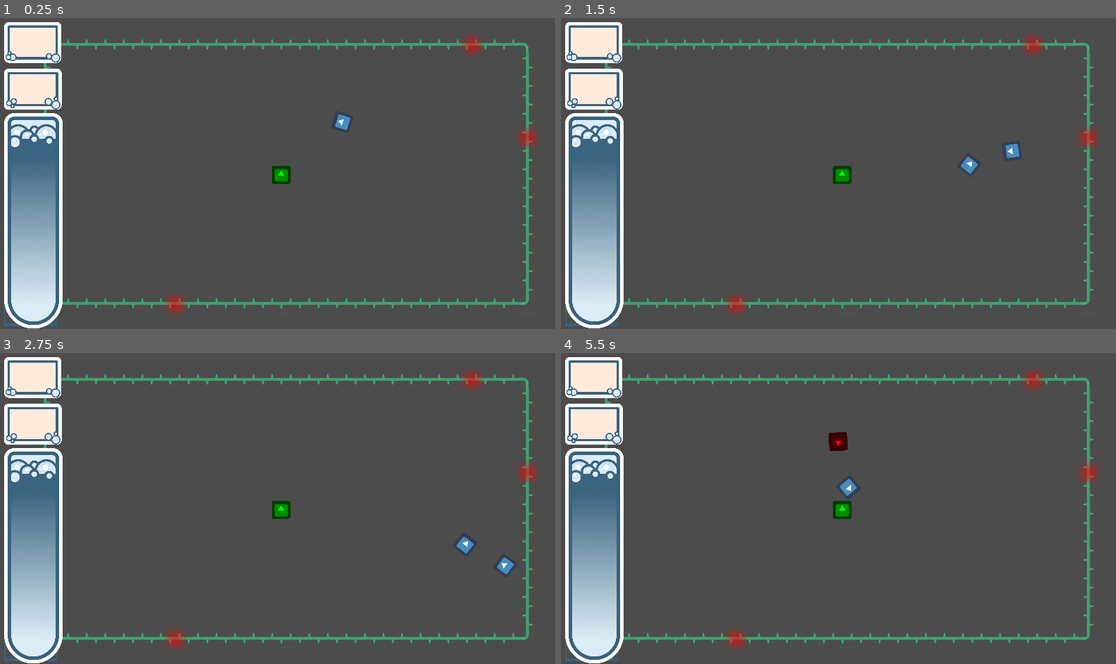
Above: before the commit, frames 1-4 (two rows, left to right).
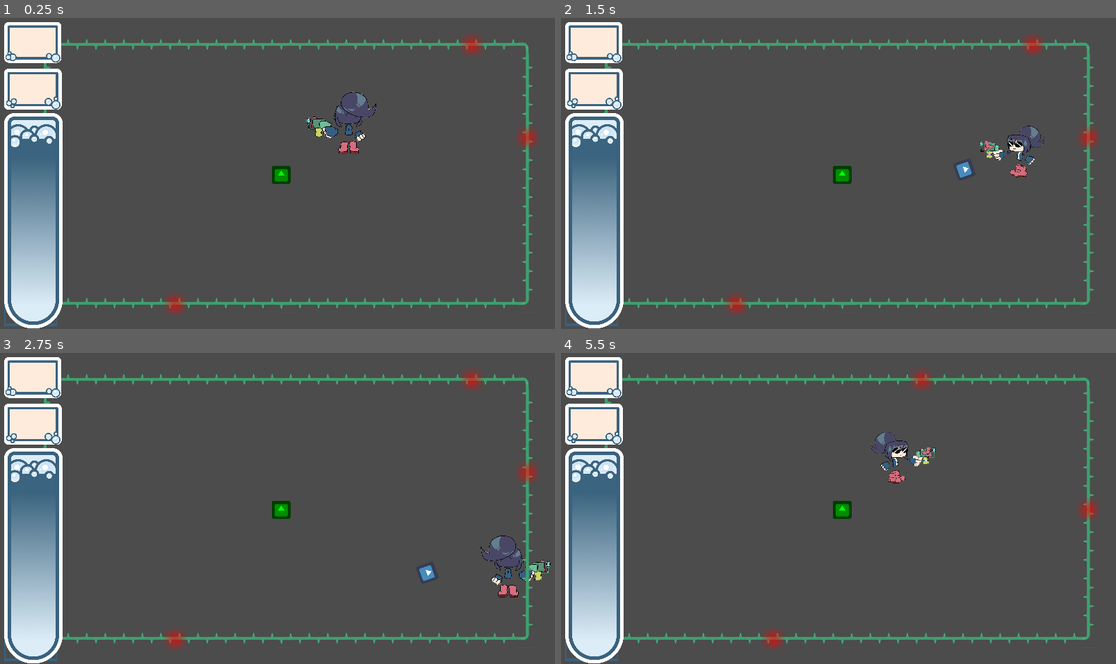
Above: after the commit, the same moments.

Repository: moisesjbc/global-jam-01-2025
Game: Godot game, scene res://gameplay/main/main.tscn
Two runs of this game, one before a commit and one after it. Both use one fixed random seed, a clock stepped at 60 frames per second and the inputs below. The engine's default icon, where the game draws it, is replaced by a stand-in: a white triangle on a blue panel in a dark square.
Inputs (mouse positions are in pixels of both pictures, inside the frame that each line leads up to):
- Up to frame 1 (0.25 s): no input
- Up to frame 2 (1.5 s): tap Enter at 0.5 s; move the mouse to (960, 157) at 0.52 s; hold Right (ui_right) 0.53-1.28 s; click (960, 157) at 0.6 s; move the mouse to (727, 189) at 1.27 s; hold Down (ui_down) from 1.28 s (still down); click (727, 189) at 1.35 s
- Up to frame 3 (2.75 s): move the mouse to (333, 440) at 2.02 s; release Down (ui_down) at 2.03 s; hold Right (ui_right) from 2.03 s (still down); click (333, 440) at 2.1 s
- Up to frame 4 (5.5 s): move the mouse to (810, 570) at 2.77 s; release Right (ui_right) at 2.78 s; hold Up (ui_up) 2.78-3.53 s; click (810, 570) at 2.85 s; move the mouse to (1005, 555) at 3.52 s; hold Left (ui_left) 3.53-5.03 s; click (1005, 555) at 3.6 s; move the mouse to (672, 461) at 4.27 s; click (672, 461) at 4.35 s; move the mouse to (866, 508) at 5.02 s; hold Down (ui_down) from 5.03 s (still down); click (866, 508) at 5.1 s

The runs differ from the first frame. In frame 1, 1.0% of the frame differs, in the area x 55-68%, y 23-44%; in frame 2, 0.8%; in frame 3, 1.1%; in frame 4, 2.1%, in the area x 29-97%, y 5-96%.

Commit message:
Add idle animations

Diff:
--- a/godot-project/gameplay/player/player.gd
+++ b/godot-project/gameplay/player/player.gd
@@ -5,6 +5,7 @@
 var bubble_scene = preload("res://gameplay/bubble/bubble.tscn")
 var n_bubbles = 1
 signal player_died
+var lateral_animation_threshold = 150
 
 
 func process_movement(delta):
@@ -26,14 +27,26 @@
 
 
 func process_shooting():
-	look_at(get_global_mouse_position())
+	$bubble_respawn.look_at(get_global_mouse_position())
 
 	if Input.is_action_just_pressed("ui_shoot") and n_bubbles > 0:
 		n_bubbles -= 1
 		var bubble = bubble_scene.instance()
 		get_parent().add_child(bubble)
-		bubble.global_rotation = global_rotation
+		bubble.global_rotation = $bubble_respawn.global_rotation
 		bubble.global_position = $bubble_respawn.global_position
+
+
+func process_animation():
+	if get_local_mouse_position().y < lateral_animation_threshold and get_local_mouse_position().y > -lateral_animation_threshold:
+		if $sprite.animation != "lateral_idle":
+			$sprite.play("lateral_idle")
+		$sprite.flip_h = get_local_mouse_position().x < 0
+	else:
+		if get_local_mouse_position().y > lateral_animation_threshold:
+			$sprite.play("down_idle")
+		elif get_local_mouse_position().y < -lateral_animation_threshold:
+			$sprite.play("up_idle")
 
 
 func recharge_bubbles():
@@ -42,6 +55,7 @@
 
 func _process(delta):
 	process_movement(delta)
+	process_animation()
 	process_shooting()
 
 
--- a/godot-project/gameplay/player/player.tscn
+++ b/godot-project/gameplay/player/player.tscn
@@ -1,21 +1,74 @@
-[gd_scene load_steps=4 format=2]
+[gd_scene load_steps=36 format=2]
 
-[ext_resource path="res://icon.png" type="Texture" id=1]
+[ext_resource path="res://gameplay/player/lateral_idle/GGJ_THIS FOR REAL0024.png" type="Texture" id=1]
 [ext_resource path="res://gameplay/player/player.gd" type="Script" id=2]
+[ext_resource path="res://gameplay/player/lateral_idle/GGJ_THIS FOR REAL0012.png" type="Texture" id=3]
+[ext_resource path="res://gameplay/player/lateral_idle/GGJ_THIS FOR REAL0002.png" type="Texture" id=4]
+[ext_resource path="res://gameplay/player/lateral_idle/GGJ_THIS FOR REAL0015.png" type="Texture" id=5]
+[ext_resource path="res://gameplay/player/lateral_idle/GGJ_THIS FOR REAL0005.png" type="Texture" id=6]
+[ext_resource path="res://gameplay/player/lateral_idle/GGJ_THIS FOR REAL0006.png" type="Texture" id=7]
+[ext_resource path="res://gameplay/player/lateral_idle/GGJ_THIS FOR REAL0007.png" type="Texture" id=8]
+[ext_resource path="res://gameplay/player/lateral_idle/GGJ_THIS FOR REAL0027.png" type="Texture" id=9]
+[ext_resource path="res://gameplay/player/lateral_idle/GGJ_THIS FOR REAL0010.png" type="Texture" id=10]
+[ext_resource path="res://gameplay/player/lateral_idle/GGJ_THIS FOR REAL0016.png" type="Texture" id=11]
+[ext_resource path="res://gameplay/player/lateral_idle/GGJ_THIS FOR REAL0017.png" type="Texture" id=12]
+[ext_resource path="res://gameplay/player/lateral_idle/GGJ_THIS FOR REAL0021.png" type="Texture" id=13]
+[ext_resource path="res://gameplay/player/lateral_idle/GGJ_THIS FOR REAL0004.png" type="Texture" id=14]
+[ext_resource path="res://gameplay/player/lateral_idle/GGJ_THIS FOR REAL0030.png" type="Texture" id=15]
+[ext_resource path="res://gameplay/player/lateral_idle/GGJ_THIS FOR REAL0008.png" type="Texture" id=16]
+[ext_resource path="res://gameplay/player/lateral_idle/GGJ_THIS FOR REAL0029.png" type="Texture" id=17]
+[ext_resource path="res://gameplay/player/lateral_idle/GGJ_THIS FOR REAL0019.png" type="Texture" id=18]
+[ext_resource path="res://gameplay/player/lateral_idle/GGJ_THIS FOR REAL0028.png" type="Texture" id=19]
+[ext_resource path="res://gameplay/player/lateral_idle/GGJ_THIS FOR REAL0014.png" type="Texture" id=20]
+[ext_resource path="res://gameplay/player/lateral_idle/GGJ_THIS FOR REAL0025.png" type="Texture" id=21]
+[ext_resource path="res://gameplay/player/lateral_idle/GGJ_THIS FOR REAL0022.png" type="Texture" id=22]
+[ext_resource path="res://gameplay/player/lateral_idle/GGJ_THIS FOR REAL0011.png" type="Texture" id=23]
+[ext_resource path="res://gameplay/player/lateral_idle/GGJ_THIS FOR REAL0026.png" type="Texture" id=24]
+[ext_resource path="res://gameplay/player/lateral_idle/GGJ_THIS FOR REAL0018.png" type="Texture" id=25]
+[ext_resource path="res://gameplay/player/lateral_idle/GGJ_THIS FOR REAL0003.png" type="Texture" id=26]
+[ext_resource path="res://gameplay/player/lateral_idle/GGJ_THIS FOR REAL0023.png" type="Texture" id=27]
+[ext_resource path="res://gameplay/player/lateral_idle/GGJ_THIS FOR REAL0020.png" type="Texture" id=28]
+[ext_resource path="res://gameplay/player/lateral_idle/GGJ_THIS FOR REAL0001.png" type="Texture" id=29]
+[ext_resource path="res://gameplay/player/lateral_idle/GGJ_THIS FOR REAL0009.png" type="Texture" id=30]
+[ext_resource path="res://gameplay/player/lateral_idle/GGJ_THIS FOR REAL0013.png" type="Texture" id=31]
+[ext_resource path="res://gameplay/player/down_idle/down_idle.png" type="Texture" id=32]
+[ext_resource path="res://gameplay/player/up_idle/up_idle.png" type="Texture" id=33]
 
-[sub_resource type="RectangleShape2D" id=1]
-extents = Vector2( 32, 32 )
+[sub_resource type="CapsuleShape2D" id=3]
+radius = 35.0
+height = 108.0
+
+[sub_resource type="SpriteFrames" id=4]
+animations = [ {
+"frames": [ ExtResource( 32 ) ],
+"loop": true,
+"name": "down_idle",
+"speed": 5.0
+}, {
+"frames": [ ExtResource( 29 ), ExtResource( 4 ), ExtResource( 26 ), ExtResource( 14 ), ExtResource( 6 ), ExtResource( 7 ), ExtResource( 8 ), ExtResource( 16 ), ExtResource( 30 ), ExtResource( 10 ), ExtResource( 23 ), ExtResource( 3 ), ExtResource( 31 ), ExtResource( 20 ), ExtResource( 5 ), ExtResource( 11 ), ExtResource( 12 ), ExtResource( 25 ), ExtResource( 18 ), ExtResource( 28 ), ExtResource( 13 ), ExtResource( 22 ), ExtResource( 27 ), ExtResource( 1 ), ExtResource( 21 ), ExtResource( 24 ), ExtResource( 9 ), ExtResource( 19 ), ExtResource( 17 ), ExtResource( 15 ) ],
+"loop": true,
+"name": "lateral_idle",
+"speed": 30.0
+}, {
+"frames": [ ExtResource( 33 ) ],
+"loop": true,
+"name": "up_idle",
+"speed": 5.0
+} ]
 
 [node name="player" type="KinematicBody2D"]
 collision_mask = 4
 script = ExtResource( 2 )
 
-[node name="sprite" type="Sprite" parent="."]
-rotation = 1.5708
-texture = ExtResource( 1 )
-
 [node name="collision_shape" type="CollisionShape2D" parent="."]
-shape = SubResource( 1 )
+position = Vector2( -24, 24 )
+shape = SubResource( 3 )
 
 [node name="bubble_respawn" type="Position2D" parent="."]
-position = Vector2( 64, 0 )
+position = Vector2( 112, 0 )
+
+[node name="sprite" type="AnimatedSprite" parent="."]
+scale = Vector2( 0.25, 0.25 )
+frames = SubResource( 4 )
+animation = "lateral_idle"
+playing = true
Binary file added: godot-project/gameplay/player/down_idle/down_idle.png
Not shown, added: godot-project/gameplay/player/down_idle/down_idle.png.import
Binary file added: godot-project/gameplay/player/lateral_idle/GGJ_THIS FOR REAL0001.png
Not shown, added: godot-project/gameplay/player/lateral_idle/GGJ_THIS FOR REAL0001.png.import
Binary file added: godot-project/gameplay/player/lateral_idle/GGJ_THIS FOR REAL0002.png
Not shown, added: godot-project/gameplay/player/lateral_idle/GGJ_THIS FOR REAL0002.png.import
Binary file added: godot-project/gameplay/player/lateral_idle/GGJ_THIS FOR REAL0003.png
Not shown, added: godot-project/gameplay/player/lateral_idle/GGJ_THIS FOR REAL0003.png.import
Binary file added: godot-project/gameplay/player/lateral_idle/GGJ_THIS FOR REAL0004.png
Not shown, added: godot-project/gameplay/player/lateral_idle/GGJ_THIS FOR REAL0004.png.import
Binary file added: godot-project/gameplay/player/lateral_idle/GGJ_THIS FOR REAL0005.png
Not shown, added: godot-project/gameplay/player/lateral_idle/GGJ_THIS FOR REAL0005.png.import
(and 56 more such lines)
